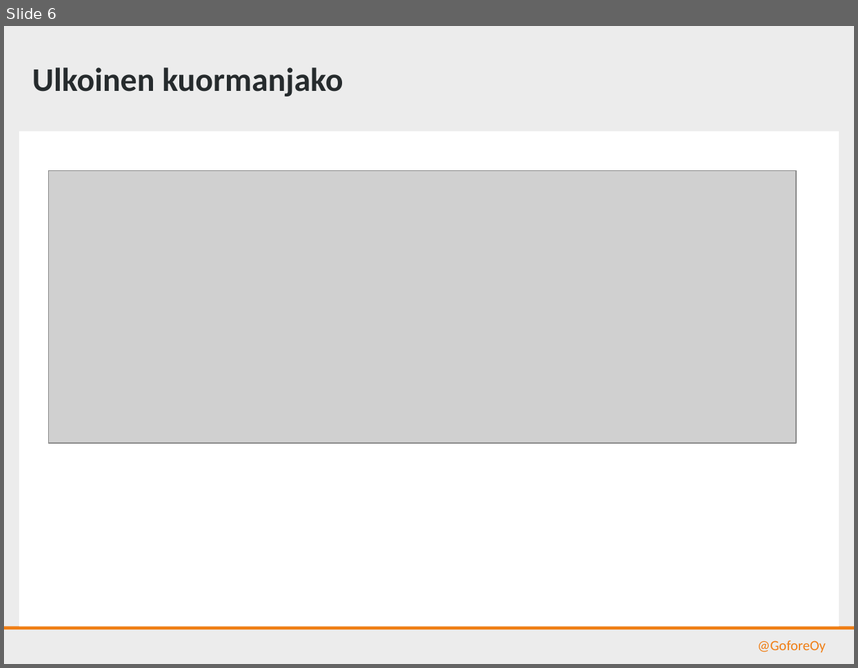
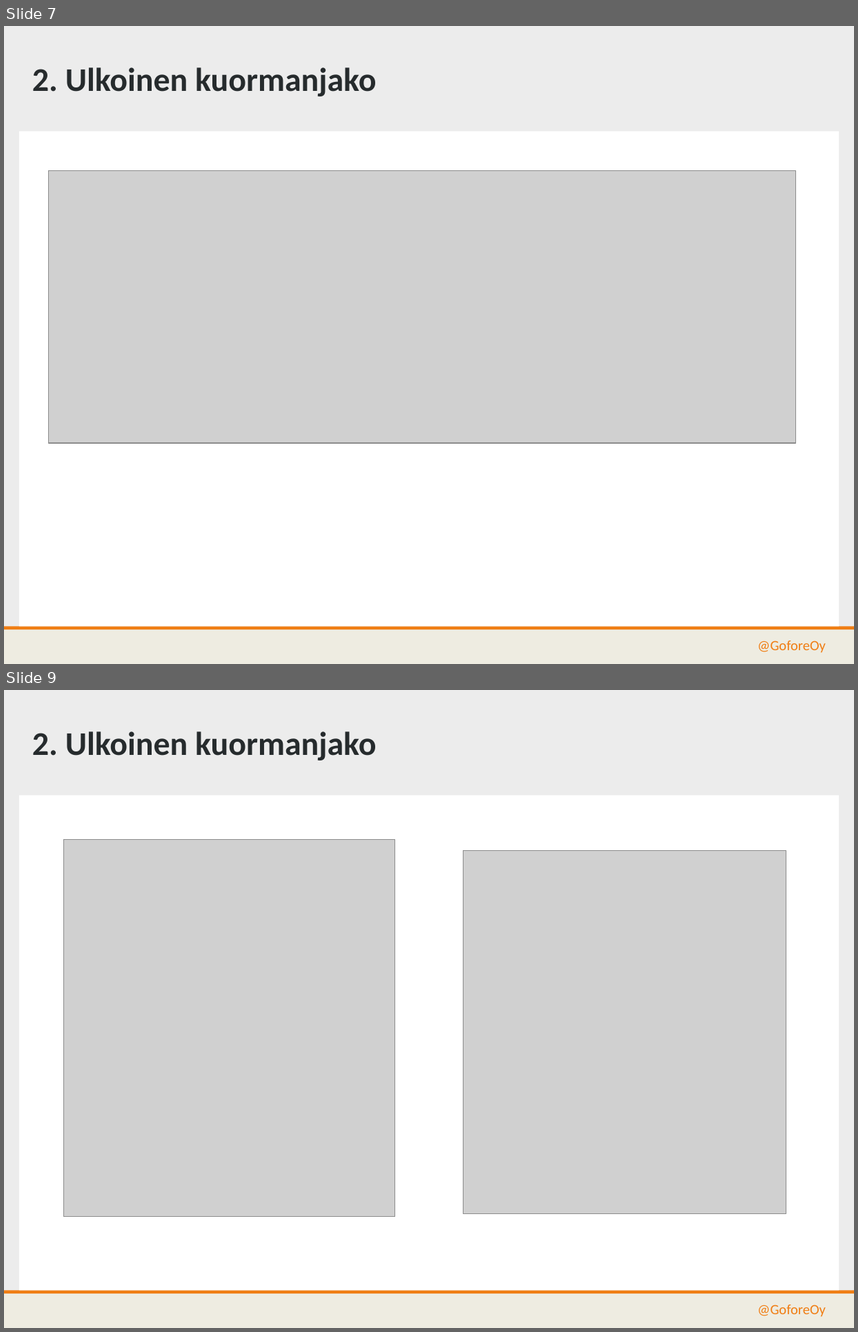
Before and after one commit to gofore/kapa-xroad-presentation, a slide deck: src/kuormanjako.pptx. Shown one above the other, each under a label of ours: slide 6 before the commit, slides 7 and 9 after it; the slides between them are not shown. The pictures are 858x668 and 858x1332 pixels, drawn with LibreOffice and Linux fonts; fonts in the diff are those of the drawing; grey boxes stand for pictures; background and template pictures are left out. Boxes give left, top, right and bottom in pixels: in the first picture for what was removed or moved away, otherwise in the second. Text is boxed around its words. In the diff, an @@ line names an element or a change of style, - is before the commit and + after.

```diff
--- a/src/kuormanjako.pptx
+++ b/src/kuormanjako.pptx
@@ slide 9 added at (x1=4, y1=690, x2=854, y2=1328), background #ECECEC; not listed: 3 template elements that a slide beside it also shows @@
@@ text added at (x1=32, y1=731, x2=376, y2=760), 28 pt, text #262B2D, bold @@
+2. Ulkoinen kuormanjako
@@ picture added at (x1=63, y1=840, x2=395, y2=1216) @@
@@ picture added at (x1=463, y1=851, x2=786, y2=1214) @@
@@ text added at (x1=757, y1=1304, x2=826, y2=1317), 12 pt, text #F07E14 @@
+@GoforeOy
@@ what was slide 6 is now slide 7 @@
@@ slide 7 changed as well @@
@@ text at (x1=32, y1=67, x2=376, y2=96): text changed @@
-Ulkoinen kuormanjako
+2. Ulkoinen kuormanjako
```
Also in this commit, not shown: 6 other slides changed, 4 other slides added, 1 slide removed.
